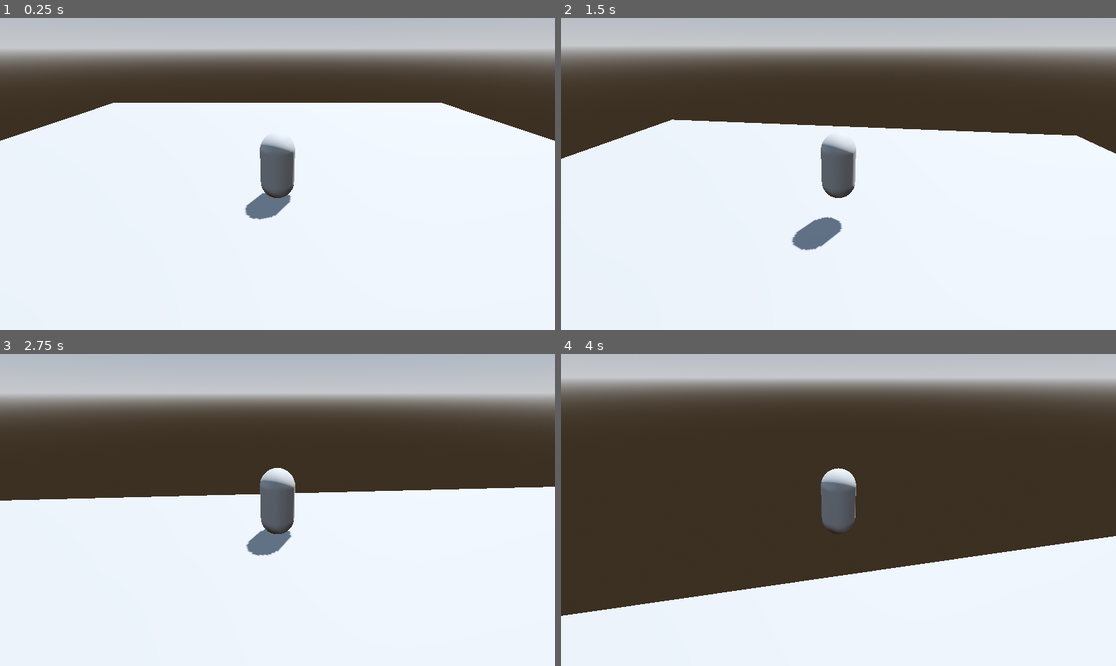
Above: before the commit, frames 1-4 (two rows, left to right).
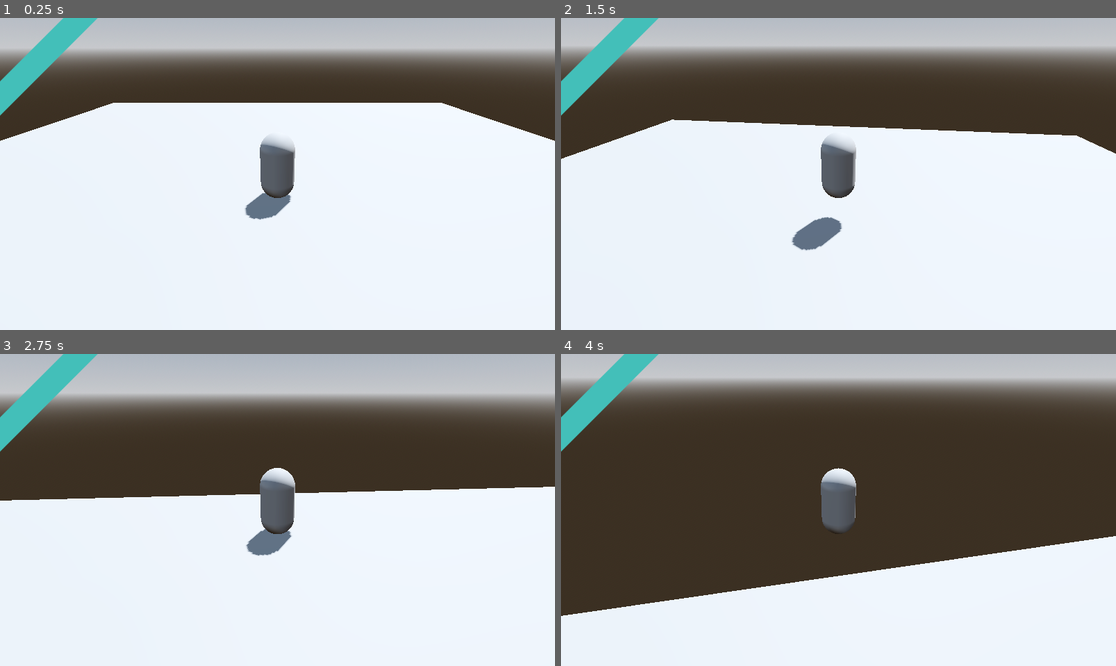
Above: after the commit, the same moments.

Repository: kyle-hessel/godot-narrative-prototype
Game: Godot game, scene res://scenes/main.tscn
Same seed, same stepped clock (60 frames per second), same inputs: the game is played once before the commit and once after it.
Inputs (mouse positions are in pixels of both pictures, inside the frame that each line leads up to):
- Up to frame 1 (0.25 s): no input
- Up to frame 2 (1.5 s): tap Enter at 0.5 s; move the mouse to (866, 174) at 0.52 s; hold W (forward) from 0.53 s (still down); tap Middle mouse button (target) at 0.6 s; tap Space (jump) at 0.77 s; move the mouse to (810, 174) at 1.27 s; tap 1 (combat_action1) at 1.35 s
- Up to frame 3 (2.75 s): keep holding W (forward); tap Space (jump) at 1.52 s; tap Middle mouse button (target) at 1.55, 2.3 s; move the mouse to (288, 503) at 2.02 s; hold 2 (combat_action2) from 2.03 s (still down)
- Up to frame 4 (4 s): keep holding W (forward); move the mouse to (832, 516) at 2.77 s; release 2 (combat_action2) at 2.78 s; tap 3 (combat_action3) at 2.85 s; tap Space (jump) at 3.02, 3.77 s; tap Middle mouse button (target) at 3.05, 3.8 s; move the mouse to (877, 513) at 3.52 s; hold 4 (combat_action4) from 3.53 s (still down)

The runs differ from the first frame. In frame 1, 1.6% of the frame differs, in the area x 0-18%, y 0-32%; in frame 2, 1.6%; in frame 3, 1.6%; in frame 4, 1.6%.

Commit message:
Added in necessary functions for targeting functionality, just without camera position lerp for now. A lot of code was more or less copy/pasted, so I should test slowly.

Diff:
--- a/project.godot
+++ b/project.godot
@@ -129,3 +129,7 @@
 , Object(InputEventJoypadButton,"resource_local_to_scene":false,"resource_name":"","device":-1,"button_index":1,"pressure":0.0,"pressed":true,"script":null)
 ]
 }
+
+[layer_names]
+
+3d_physics/layer_2="characterbody_trace"
--- a/scenes/player.tscn
+++ b/scenes/player.tscn
@@ -1,6 +1,7 @@
-[gd_scene load_steps=5 format=3 uid="uid://cdplgwr0kkrcr"]
+[gd_scene load_steps=7 format=3 uid="uid://cdplgwr0kkrcr"]
 
 [ext_resource type="Script" path="res://scripts/player.gd" id="1_vbk4d"]
+[ext_resource type="Texture2D" uid="uid://dw4odbkkyov0u" path="res://assets/UI/Target_Reticle.png" id="2_3hnpp"]
 
 [sub_resource type="CapsuleShape3D" id="CapsuleShape3D_ty4c4"]
 
@@ -8,6 +9,9 @@
 
 [sub_resource type="SeparationRayShape3D" id="SeparationRayShape3D_pieuv"]
 slide_on_slope = true
+
+[sub_resource type="SphereShape3D" id="SphereShape3D_u6bcy"]
+radius = 13.125
 
 [node name="Player" type="CharacterBody3D"]
 script = ExtResource("1_vbk4d")
@@ -29,3 +33,23 @@
 transform = Transform3D(1, 0, 0, 0, 1, 0, 0, 0, 1, 0, 0, 8)
 current = true
 fov = 60.0
+
+[node name="OverlapArea" type="Area3D" parent="."]
+collision_layer = 2
+collision_mask = 2
+monitorable = false
+
+[node name="CollisionShape3D" type="CollisionShape3D" parent="OverlapArea"]
+shape = SubResource("SphereShape3D_u6bcy")
+
+[node name="Control" type="Control" parent="."]
+layout_mode = 3
+anchors_preset = 0
+offset_right = 40.0
+offset_bottom = 40.0
+
+[node name="TargetingIcon" type="Sprite2D" parent="Control"]
+texture = ExtResource("2_3hnpp")
+
+[connection signal="body_entered" from="OverlapArea" to="." method="_on_overlap_area_body_entered"]
+[connection signal="body_exited" from="OverlapArea" to="." method="_on_overlap_area_body_exited"]
--- a/scripts/player.gd
+++ b/scripts/player.gd
@@ -12,11 +12,11 @@
 @export var player_decel_rate: float = 14.0
 @export var player_jump_decel_rate: float = 10.0
 @export var player_rotation_rate: float = 9.0
-@export var target_cam_bias_default: float = 0.3
-@export var target_cam_bias_additive: float = 0.2
-var target_cam_bias: float = target_cam_bias_default
+#@export var target_cam_bias_default: float = 0.3
+#@export var target_cam_bias_additive: float = 0.2
+#var target_cam_bias: float = target_cam_bias_default
+#@export var tracking_range: float = 6.0
 @export var cam_lerp_rate: float = 5.0
-@export var tracking_range: float = 6.0
 @export var jump_velocity: float = 5.0
 @export var jump_velocity_multiplier: float = 1.25
 @export var root_motion_multiplier: float = 4.0
@@ -33,6 +33,7 @@
 
 @onready var player_mesh: Node3D = $MeshInstance3D
 @onready var player_cam: Camera3D = $SpringArm3D/PlayerCam
+@onready var target_icon: Sprite2D = $UI/TargetingIcon
 
 var viewport_width: int = ProjectSettings.get_setting("display/window/size/viewport_width")
 var viewport_height: int = ProjectSettings.get_setting("display/window/size/viewport_height")
@@ -242,6 +243,184 @@
 func combat_action_ult_explode() -> void:
 	print("ult: explode!")
 
+# organize array of overlapping objects by distance, closest to farthest.
+func sort_objects_by_distance() -> void:
+	# makes use of a custom sorting lambda function to compare distances between points and the player, and sort lowest to highest!
+	if overlapping_objects.size() > 1:
+		overlapping_objects.sort_custom(func(a, b): return a.global_position.distance_squared_to($starblade_wielder.global_position) < b.global_position.distance_squared_to($starblade_wielder.global_position))
+
+# returns the first valid candidate for targeting if visiblity checks pass, if there is one.
+func objects_visibility_check(obj_array: Array[Node3D]) -> Node3D:
+	for object in obj_array:
+		var half_height: float = object.collision_shape.shape.height * 0.5
+		var target_pos: Vector3 = Vector3(object.position.x, object.position.y + half_height, object.position.z)
+
+		# if object is fit for targeting, return said object
+		if player_cam.is_position_in_frustum(target_pos):
+			return object
+
+	# if whole loop completes without a candidate, return null
+	return null
+
+# returns whether a given object is in view instead of iterating over all overlapping objects.
+func object_visibility_check(object: Node3D) -> bool:
+	var half_height: float = object.collision_shape.shape.height * 0.5
+	var target_pos: Vector3 = Vector3(object.position.x, object.position.y + half_height, object.position.z)
+
+	return player_cam.is_position_in_frustum(target_pos)
+
+# advanced target lock handling
+func determine_target() -> void:
+	if !overlapping_objects.is_empty():
+		# toggling targeting on and off
+		if Input.is_action_just_pressed("target"):
+				# if we have overlapping objects, toggle targeting
+				targeting = !targeting
+				if targeted_object && object_visibility_check(targeted_object):
+					target_icon.visible = !target_icon.visible
+
+				# if targeting, find nearest object to target.
+				if targeting:
+					sort_objects_by_distance()
+
+					# extra checks to ensure object is fit for targeting (visibility, mostly)
+					targeted_object = objects_visibility_check(overlapping_objects) # returns first closest visible object
+
+					# if no object met requirements, set targeting back to false.
+					if targeted_object == null:
+						targeting = false
+						target_icon.visible = false
+
+				# if false, clear.
+				else:
+					targeted_object = null
+					tracking = false
+
+		# target toggling/switching, only if already actively in target mode.
+		# *** the below implementation for the remainder of this function does have a few edge case bugs remaining, seemingly.
+		if targeting && overlapping_objects.size() > 1:
+
+			# move target backwards
+			if Input.is_action_just_pressed("target_toggle_left"):
+				# sort again so that distance information is always up to date, then fetch our current target's new array position.
+				sort_objects_by_distance()
+				var obj_index: int = overlapping_objects.find(targeted_object)
+
+				var failed: bool = false
+
+				# check if next potential candidate is non-existent (out of bounds). If not, do the below check.
+				if !(obj_index + 1 > overlapping_objects.size() - 1):
+					# determine the next object to target that is further than the one we started with.
+					for obj in overlapping_objects:
+						# skip array indexes lower (closer) than our initial object, inclusive.
+						var current_index: int = overlapping_objects.find(obj)
+						if current_index <= obj_index:
+							continue
+						# extra checks to ensure object is fit for targeting (this is why the for loop is necessary).
+						else:
+							#print(obj)
+							if object_visibility_check(obj) == true:
+								# if everything succeeded, retarget to the given object and break out.
+								targeted_object = obj
+								break
+							else:
+								# if nothing succeeded, just fetch the nearest visible object. if this fails there may not be one.
+								targeted_object = objects_visibility_check(overlapping_objects)
+								break
+
+				# if the next candidate was out of bounds, wrap back to the front of the array.
+				else:
+					# do similar checks to above to find the lowest indexed object that meets requirements.
+					for obj in overlapping_objects:
+						# simply start at the beginning of the array, since we wrapped around.
+						if object_visibility_check(obj) == true:
+							# if everything succeeded, retarget to the given object and break out.
+							targeted_object = obj
+							break
+						else:
+							# if nothing succeeded, just fetch the nearest visible object. if this fails there may not be one.
+							targeted_object = objects_visibility_check(overlapping_objects)
+							break
+
+
+			# move target forwards
+			if Input.is_action_just_pressed("target_toggle_right"):
+				# sort again so that distance information is always up to date.
+				sort_objects_by_distance()
+
+				# duplicate our original array and reverse it to maintain easy looping, now sorting from furthest to closest.
+				var overlapping_objects_reversed: Array[Node3D] = overlapping_objects.duplicate()
+				overlapping_objects_reversed.reverse()
+				#print(overlapping_objects_reversed)
+
+				# fetch our current target's new array position.
+				var obj_index: int = overlapping_objects_reversed.find(targeted_object)
+
+				# check if next potential candidate is non-existent. If not, do the below check.
+				if !(obj_index + 1 > overlapping_objects_reversed.size() - 1):
+					# determine the next object to target that is further than the one we started with.
+					for obj in overlapping_objects_reversed:
+						# skip array indexes lower (farther) than our initial object, inclusive.
+						var current_index: int = overlapping_objects_reversed.find(obj)
+						if current_index <= obj_index:
+							continue
+						# extra checks to ensure object is fit for targeting.
+						else:
+							#print(obj)
+							if object_visibility_check(obj) == true:
+								# if everything succeeded, retarget to the given object and break out.
+								targeted_object = obj
+								break
+							else:
+								# if nothing succeeded, just fetch the nearest visible object. if this fails there may not be one.
+								targeted_object = objects_visibility_check(overlapping_objects_reversed)
+								break
+
+				# if the next candidate was out of bounds, wrap back to the front of the array.
+				else:
+					# do similar checks to above to find the lowest indexed object that meets requirements.
+					for obj in overlapping_objects_reversed:
+						# simply start at the beginning of the array, since we wrapped around.
+						if object_visibility_check(obj) == true:
+							# if everything succeeded, retarget to the given object and break out.
+							targeted_object = obj
+							break
+						else:
+							# if nothing succeeded, just fetch the nearest visible object. if this fails there may not be one.
+							targeted_object = objects_visibility_check(overlapping_objects_reversed)
+							break
+
+func _on_overlap_area_body_entered(body: Node3D):
+	# if this is the first overlapping object, auto-target it (make this a setting later to decide if this is default behavior).
+	if overlapping_objects.is_empty():
+		overlapping_objects.push_back(body)
+		targeted_object = body
+
+		targeting = true
+		target_icon.visible = true
+	# if we already have other overlapping objects, just add it to the array.
+	else:
+		overlapping_objects.push_back(body)
+
+	#print(overlapping_objects)
+
+func _on_overlap_area_body_exited(body: Node3D):
+	# remove any body that leaves.
+	body.hit_received = false
+	overlapping_objects.erase(body)
+
+	# if there's no more overlapping objects, drop targeting.
+	if overlapping_objects.is_empty():
+		targeting = false
+		target_icon.visible = false
+		targeted_object = null
+	# if there's remaining overlapping objects, find the new nearest target and target it (make this a setting later to decide if this is default behavior).
+	else:
+		sort_objects_by_distance()
+		targeted_object = overlapping_objects[0]
+
+	#print(overlapping_objects)
+
 ### HELPER FUNCTIONS
 func tween_val(object: Node, property: NodePath, final_val: Variant, duration: float, trans_type: Tween.TransitionType = Tween.TRANS_LINEAR, ease_type: Tween.EaseType = Tween.EASE_IN_OUT, parallel: bool = true):
 	var tween: Tween = get_tree().create_tween()
Binary file added: assets/UI/Target_Reticle.png
Not shown, added: assets/UI/Target_Reticle.png.import
